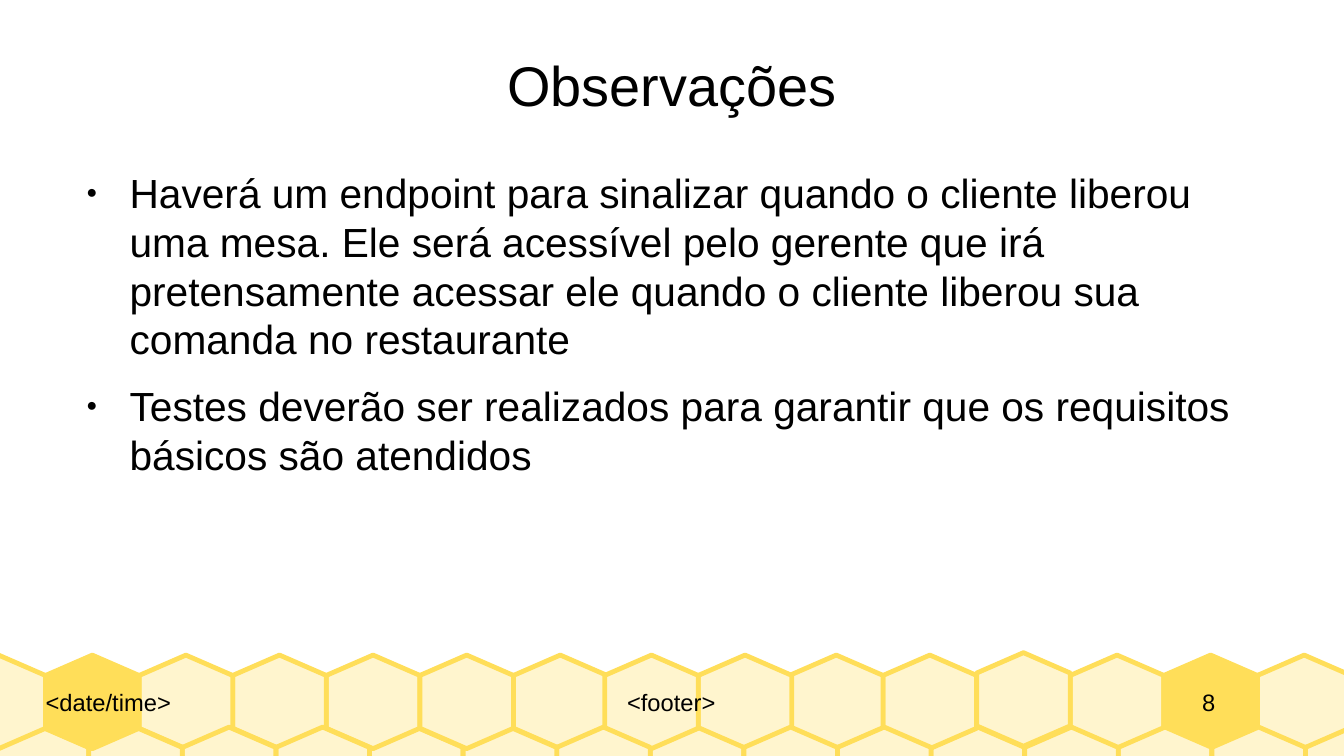
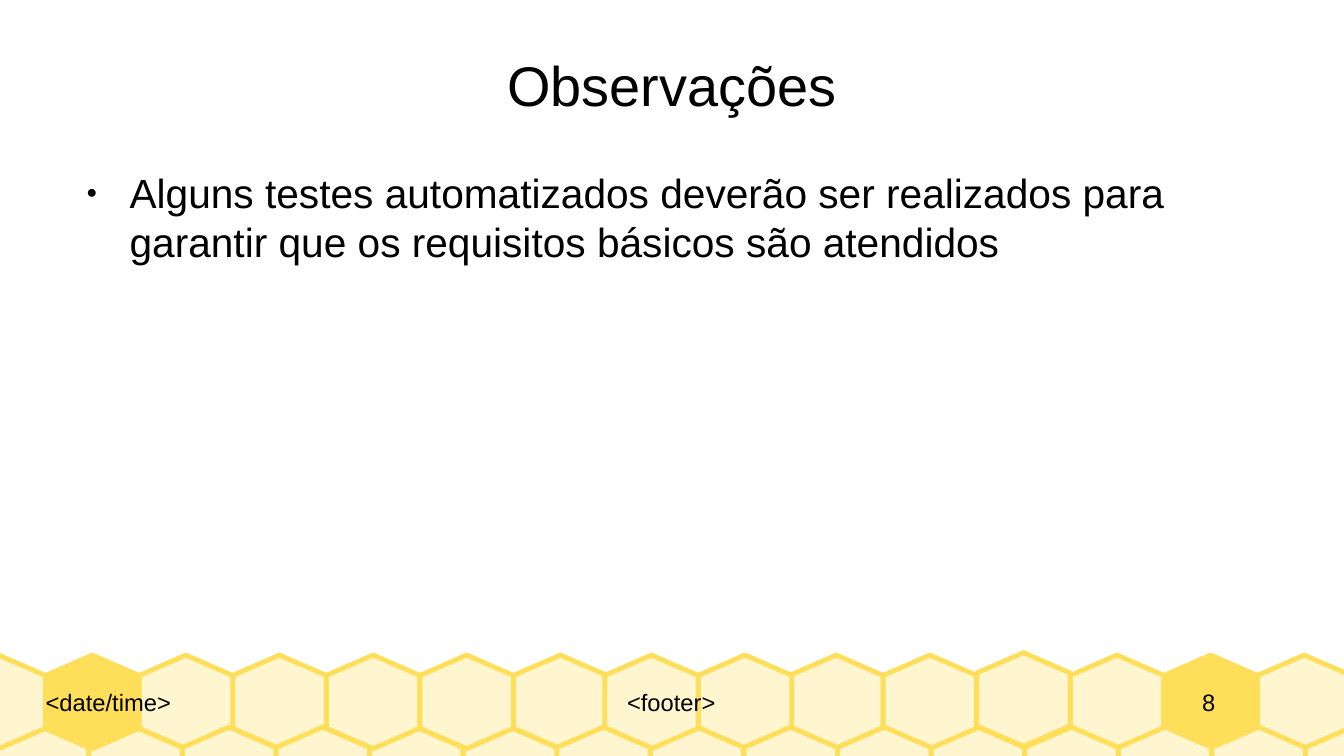
Before and after one commit to ghifreitas/institui-o-amiga, a slide deck: slide 8 of detalhamento.odp. Drawn at 1344x756 pixels with LibreOffice and Linux fonts; fonts in the diff are those of the drawing. Boxes give left, top, right and bottom in pixels: in the first picture for what was removed or moved away, otherwise in the second. Text is boxed around its words. In the diff, an @@ line names an element or a change of style, - is before the commit and + after.

```diff
--- a/detalhamento.odp
+++ b/detalhamento.odp
@@ text at box(130, 178, 1164, 265): text changed @@
-● Haverá um endpoint para sinalizar quando o cliente liberou uma mesa. Ele será acessível pelo gerente que irá pretensamente acessar ele quando o cliente liberou sua comanda no restaurante
-● Testes deverão ser realizados para garantir que os requisitos básicos são atendidos
+● Alguns testes automatizados deverão ser realizados para garantir que os requisitos básicos são atendidos
```
Also in this commit, not shown: 2 other slides changed, 16 other files.
